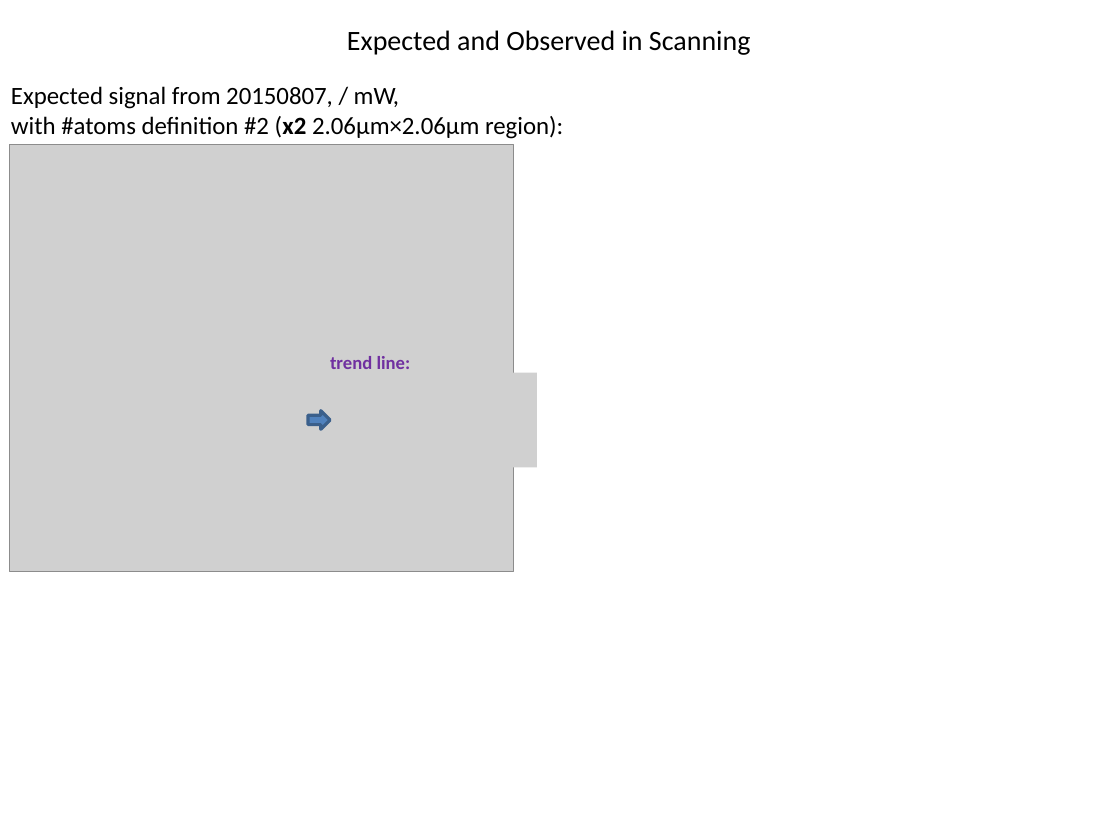
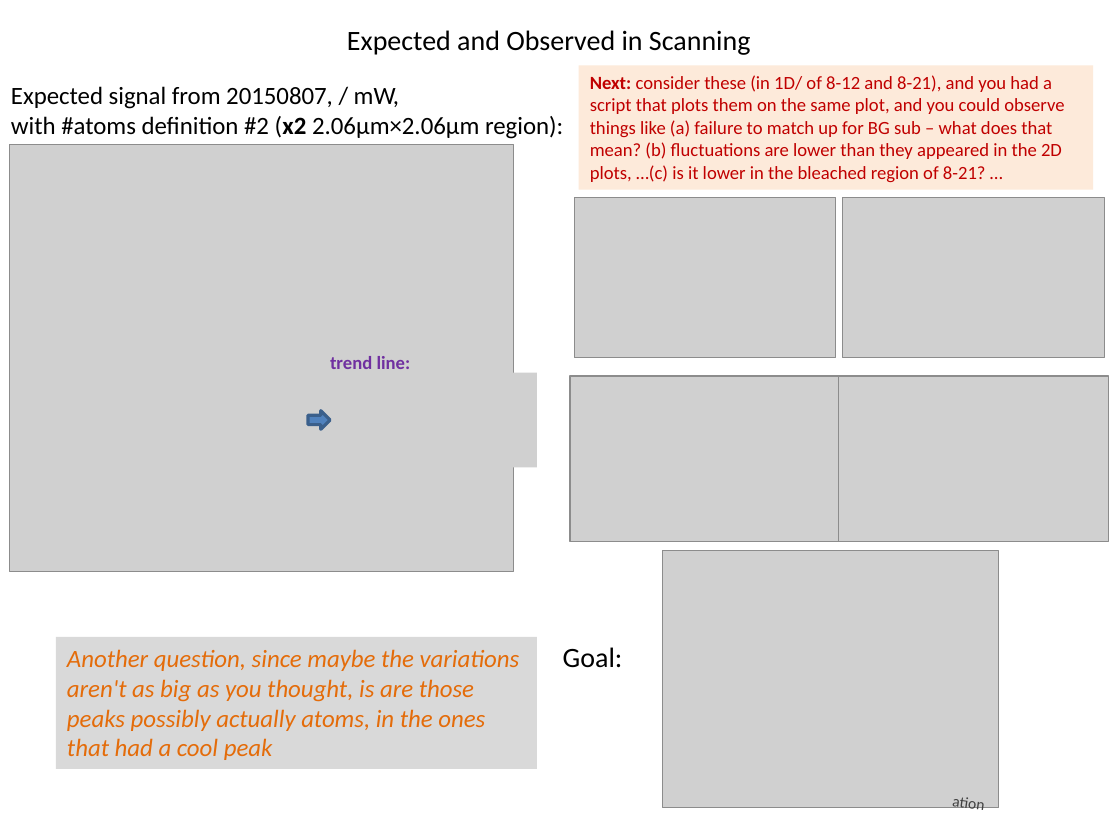
Before and after one commit to Waltmon/timthesis, a slide deck: slide 10 of thought_process.pptx. Drawn at 1120x840 pixels with LibreOffice and Linux fonts; fonts in the diff are those of the drawing; grey boxes stand for pictures. Boxes give left, top, right and bottom in pixels: in the first picture for what was removed or moved away, otherwise in the second. Text is boxed around its words. In the diff, an @@ line names an element or a change of style, - is before the commit and + after.

```diff
--- a/thought_process.pptx
+++ b/thought_process.pptx
@@ rectangle added at bbox=[579, 65, 1093, 189], fill #FDEADA, 12 pt, text #C00000 @@
+Next: consider these (in 1D/ of 8-12 and 8-21), and you had a script that plots them on the same plot, and you could observe things like (a) failure to match up for BG sub – what does that mean? (b) fluctuations are lower than they appeared in the 2D plots, …(c) is it lower in the bleached region of 8-21? …
@@ picture added at bbox=[575, 197, 837, 357] @@
@@ picture added at bbox=[842, 197, 1104, 357] @@
@@ picture added at bbox=[570, 376, 840, 542] @@
@@ picture added at bbox=[839, 376, 1109, 542] @@
@@ picture added at bbox=[663, 550, 999, 808] @@
@@ rectangle added at bbox=[56, 637, 538, 769], fill #D9D9D9, 16 pt, text #E46C0A, italic @@
+Another question, since maybe the variations aren't as big as you thought, is are those peaks possibly actually atoms, in the ones that had a cool peak
@@ text added at bbox=[563, 647, 623, 668], 18 pt, text #000000 @@
+Goal:
@@ text added at bbox=[952, 797, 984, 814], 10 pt, text #404040 @@
+ation
```
Also in this commit, not shown: 22 other files.
